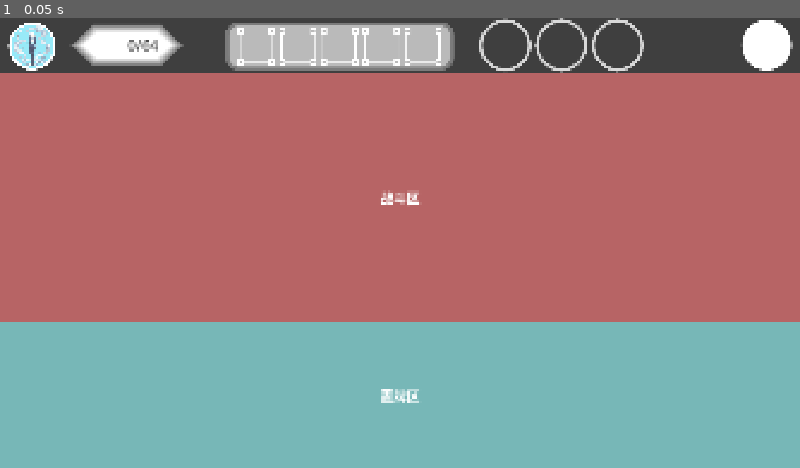
Above: before the commit, frame 1.
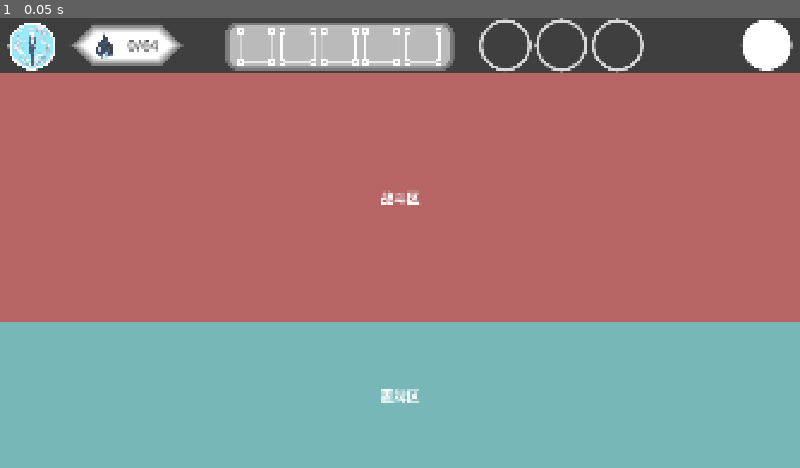
Above: after the commit, the same moment.

Repository: JiangBing-Ren/-
Game: Godot game, scene res://Game/场景/玩家HUD/玩家HUD.tscn
Same seed, same stepped clock (60 frames per second), same inputs: the game is played once before the commit and once after it.
Inputs:
- Up to frame 1 (0.05 s): no input

The runs differ from the first frame. In frame 1, less than 0.1% of the frame differs, in the area x 12-15%, y 3-10%.

Commit message:
完成顶部HUD

Diff:
--- a/Game/场景/玩家HUD/玩家HUD.tscn
+++ b/Game/场景/玩家HUD/玩家HUD.tscn
@@ -2,6 +2,7 @@
 
 [ext_resource type="Texture2D" uid="uid://cv37bworkhmv3" path="res://Game/图片/角色/头像/朝洛角色图.png" id="1_gvokm"]
 [ext_resource type="Texture2D" uid="uid://bo3u7enpfy51o" path="res://Game/图片/边框/panel-border-009.png" id="2_8fo4b"]
+[ext_resource type="Texture2D" uid="uid://bfn0e1abm8jfa" path="res://Game/图片/图标/墨参考.png" id="2_jjmnb"]
 
 [sub_resource type="StyleBoxFlat" id="StyleBoxFlat_khhxn"]
 bg_color = Color(0.46355194, 0.8868474, 0.95952255, 1)
@@ -162,11 +163,13 @@
 anchors_preset = 4
 anchor_top = 0.5
 anchor_bottom = 0.5
-offset_left = 50.0
+offset_left = 20.0
 offset_top = -50.0
-offset_right = 150.0
-offset_bottom = 50.0
-grow_vertical = 2
+offset_right = 2068.0
+offset_bottom = 1998.0
+grow_vertical = 2
+scale = Vector2(0.06, 0.06)
+texture = ExtResource("2_jjmnb")
 
 [node name="墨数值" type="Label" parent="顶部栏/墨" unique_id=473666465]
 layout_mode = 1
Binary file added: Game/图片/图标/墨参考.png
Not shown, added: Game/图片/图标/墨参考.png.import
